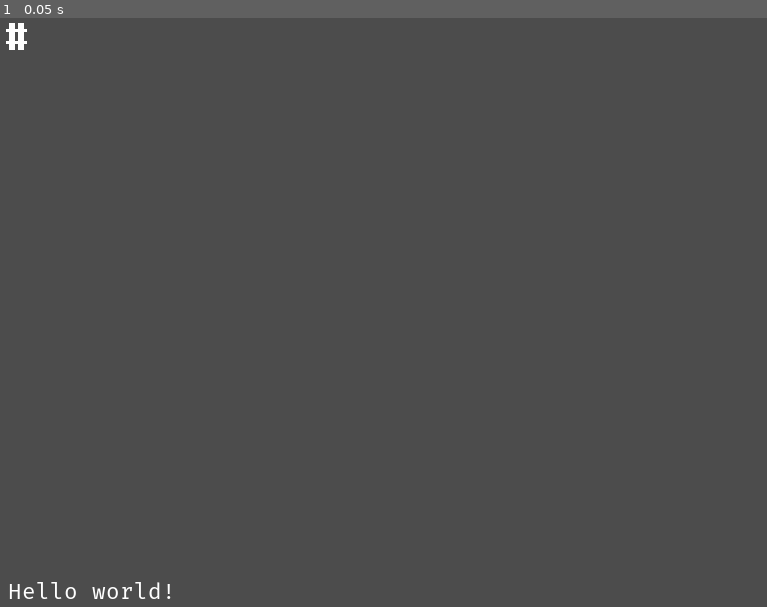
Above: before the commit, frame 1.
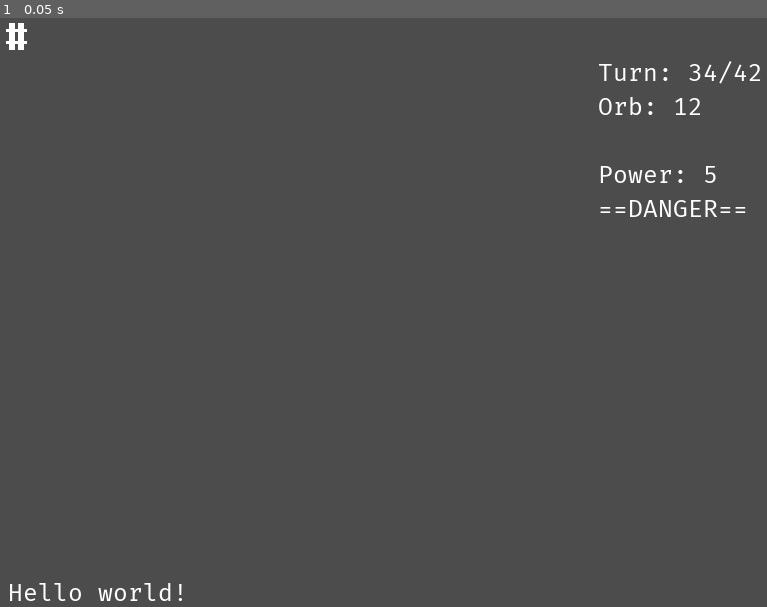
Above: after the commit, the same moment.

Repository: Bozar/GodotRoguelikeDemo
Game: Godot game, scene res://scene/main/Main.tscn
Two runs of this game, one before a commit and one after it. Both use one fixed random seed, a clock stepped at 60 frames per second and the inputs below.
Inputs:
- Up to frame 1 (0.05 s): no input

The runs differ from the first frame. In frame 1, 0.9% of the frame differs, in the area x 1-100%, y 7-99%.

Commit message:
Add sidebar text.

Diff:
--- a/scene/gui/GUI.tscn
+++ b/scene/gui/GUI.tscn
@@ -1,9 +1,13 @@
-[gd_scene load_steps=3 format=2]
+[gd_scene load_steps=4 format=2]
 
 [ext_resource path="res://resource/FiraCode-Regular.ttf" type="DynamicFontData" id=1]
 
 [sub_resource type="DynamicFont" id=1]
-size = 22
+size = 24
+font_data = ExtResource( 1 )
+
+[sub_resource type="DynamicFont" id=2]
+size = 24
 font_data = ExtResource( 1 )
 
 [node name="Control" type="Control"]
@@ -22,3 +26,18 @@
 __meta__ = {
 "_edit_use_anchors_": false
 }
+
+[node name="Sidebar" type="Label" parent="."]
+margin_left = 600.0
+margin_top = 40.0
+margin_right = 770.0
+margin_bottom = 248.0
+custom_fonts/font = SubResource( 2 )
+text = "Turn: 34/42
+Orb: 12
+
+Power: 5
+==DANGER=="
+__meta__ = {
+"_edit_use_anchors_": false
+}
